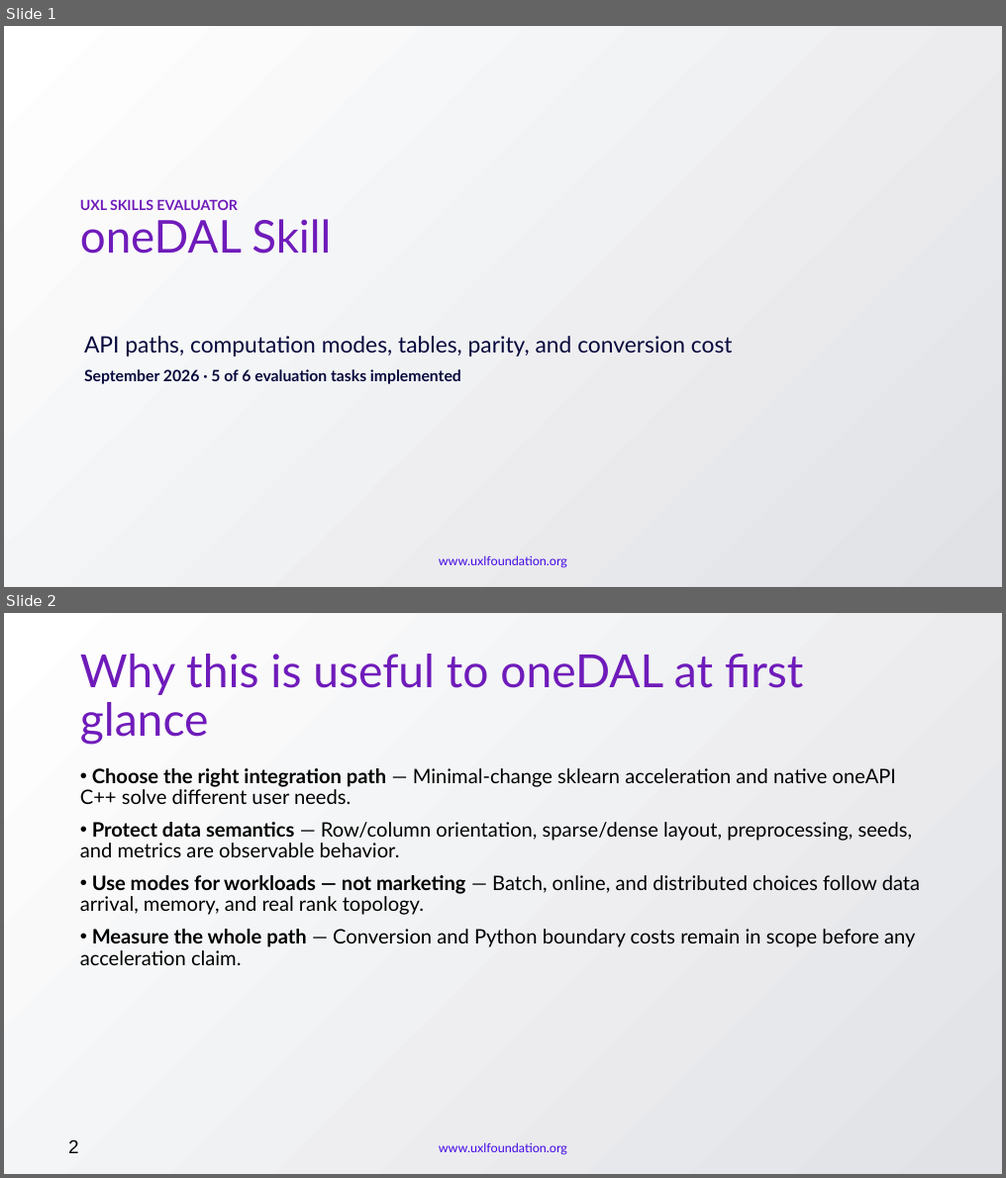
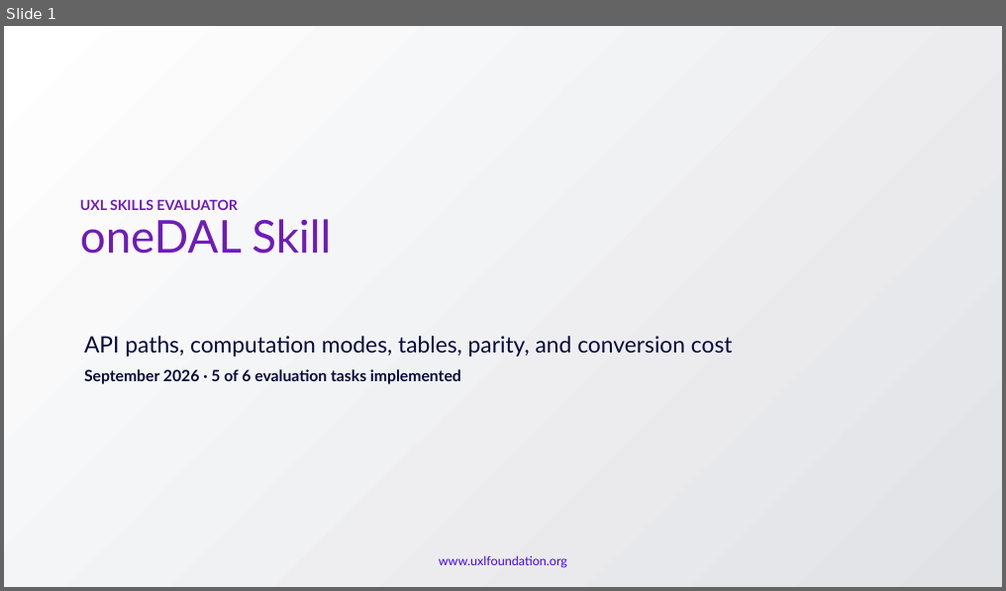
Before and after one commit to uxlfoundation/skills, a slide deck: evaluation/dashboard/public/decks/uxl-onedal-maintainer-briefing.pptx. Shown one above the other, each under a label of ours: slides 1 and 2 before the commit, slide 1 after it. The pictures are 1006x1178 and 1006x591 pixels, drawn with LibreOffice and Linux fonts; fonts in the diff are those of the drawing; background and template pictures are left out. Boxes give left, top, right and bottom in pixels: in the first picture for what was removed or moved away, otherwise in the second. Text is boxed around its words. In the diff, an @@ line names an element or a change of style, - is before the commit and + after.

```diff
--- a/evaluation/dashboard/public/decks/uxl-onedal-maintainer-briefing.pptx
+++ b/evaluation/dashboard/public/decks/uxl-onedal-maintainer-briefing.pptx
@@ slide 2 removed at [4,613,1002,1174], background gradient #FFFFFF to #E1E2E6; not listed: 1 template element that a slide beside it also shows @@
@@ title removed at [80,654,804,745] @@
-Why this is useful to oneDAL at first glance
@@ text removed at [80,768,920,965] @@
-• Choose the right integration path — Minimal-change sklearn acceleration and native oneAPI C++ solve different user needs.
-• Protect data semantics — Row/column orientation, sparse/dense layout, preprocessing, seeds, and metrics are observable behavior.
-• Use modes for workloads — not marketing — Batch, online, and distributed choices follow data arrival, memory, and real rank topology.
-• Measure the whole path — Conversion and Python boundary costs remain in scope before any acceleration claim.
@@ text removed at [68,1141,79,1154] @@
-2
```
Also in this commit, not shown: 5 slides changed, 22 other files.
